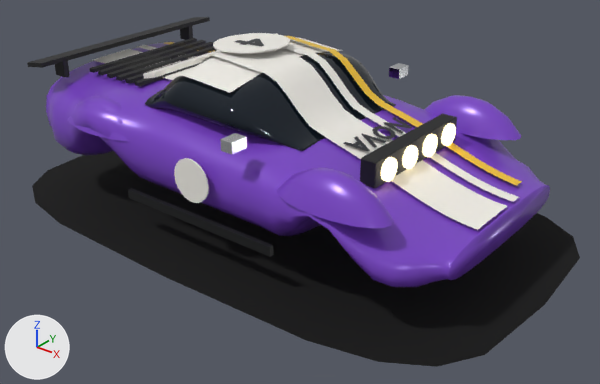
The glTF model art/models/car-1.glb: old version first, new version second.
Both versions are drawn from a camera (50 mm lens) standing at (3.3, -3.97, 2.65) and looking at (0.18, -0.08, 0.23). Every picture has the same lights, and +X, +Y and +Z are marked at lower left. The older version comes first. Vertices at exactly the same position are counted once.

Objects in the first picture: 'car-1'.
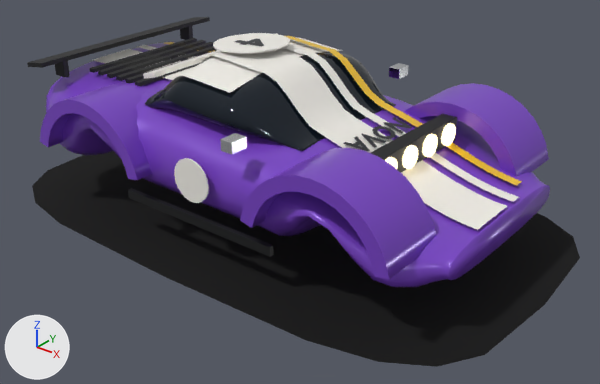
Location of each change, (x1, y1, x2, y2) in pixels of the pictures (600 x 384 px):
part 1 of me_body, rebuilt (67% wider, 116% taller)
    before: (277, 168, 394, 228)
    after: (240, 148, 436, 279)
part 2 of me_body, rebuilt (79% wider, 117% taller)
    before: (67, 96, 129, 141)
    after: (40, 81, 152, 180)
part 3 of me_body, rebuilt
    before: (424, 95, 521, 140)
    after: (405, 83, 549, 176)

What changed in the scene script:
```text
Change me_body:
    used by ob_car_1; location = (0.0, 0.0, 0.0)
    remove me_body.from_pydata(...)  # 2913 vertices, 5210 faces; spans x -1.9..1.9, y -1.14..1.14, z 0.01..1.17
    add me_body.from_pydata(...)  # 2909 vertices, 5274 faces; spans x -1.9..1.9, y -1.14..1.14, z 0.01..1.17
    me_body part 1: the loose piece of 61 vertices spanning x 0.58..1.32, y -0.91..-0.59, z 0.64..0.84 is rebuilt with 60 vertices and now spans x 0.45..1.45, y -0.95..-0.48, z 0.45..0.87
    me_body part 2: the loose piece of 61 vertices spanning x -1.28..-0.53, y -0.91..-0.59, z 0.64..0.84 is rebuilt with 60 vertices and now spans x -1.4..-0.41, y -0.95..-0.48, z 0.45..0.87
    me_body part 3: the loose piece of 61 vertices spanning x 0.58..1.32, y 0.59..0.91, z 0.64..0.84 is rebuilt with 60 vertices and now spans x 0.45..1.45, y 0.48..0.95, z 0.45..0.87
    other edits to the shape of me_body do not show in these pictures
```
